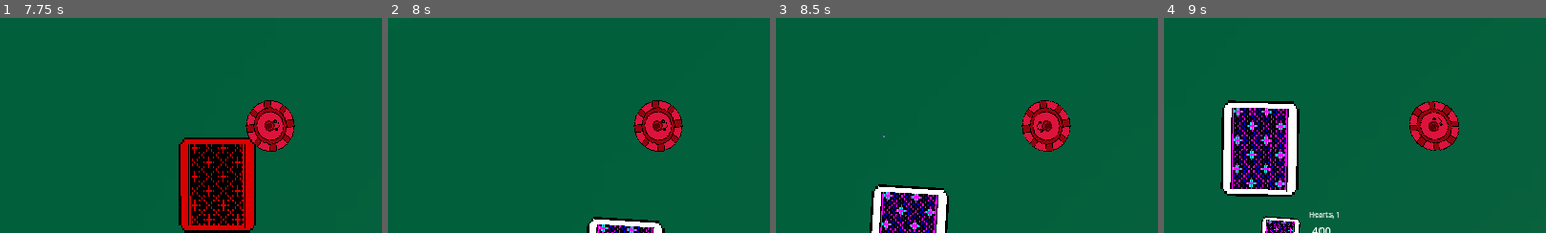
Above: before the commit, frames 1-4 (left to right).
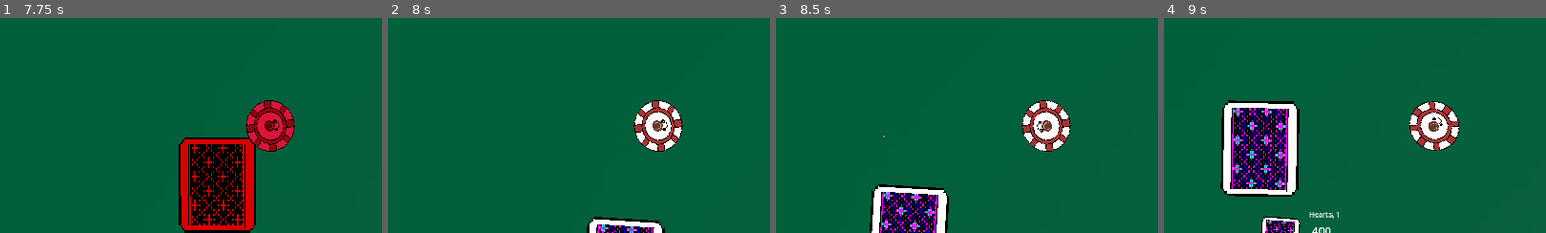
Above: after the commit, the same moments.

Repository: Illuminati-Cow/Blackjack-Survivors
Game: Godot game, scene res://scenes/StartScreen.tscn
Same seed, same stepped clock (60 frames per second), same inputs: the game is played once before the commit and once after it. The engine's default icon, where the game draws it, is replaced by a stand-in: a white triangle on a blue panel in a dark square.
Inputs (mouse positions are % of the whole screen's width and height, from its top left):
- Up to frame 1 (7.75 s): click "Start Game" at 0.5 s; tap Enter at 1.25 s; move the mouse to (72, 45) at 1.27 s; hold Right (ui_right) 1.28-2.03 s; right-click (72, 45) at 1.35 s; click (72, 45) at 1.42 s; move the mouse to (30, 55) at 2.02 s; hold Down (ui_down) 2.03-2.78 s; right-click (30, 55) at 2.1 s; move the mouse to (60, 28) at 2.77 s; hold Right (ui_right) 2.78-3.53 s; right-click (60, 28) at 2.85 s; move the mouse to (45, 70) at 3.52 s; hold Up (ui_up) 3.53-4.28 s; right-click (45, 70) at 3.6 s; click (45, 70) at 3.67 s; move the mouse to (80, 65) at 4.27 s; hold Left (ui_left) 4.28-5.78 s; right-click (80, 65) at 4.35 s; move the mouse to (20, 35) at 5.02 s; right-click (20, 35) at 5.1 s; move the mouse to (55, 50) at 5.77 s; hold Down (ui_down) 5.78-6.53 s; right-click (55, 50) at 5.85 s; click (55, 50) at 5.92 s; move the mouse to (35, 25) at 6.52 s; hold Right (ui_right) 6.53-7.28 s; right-click (35, 25) at 6.6 s; move the mouse to (72, 45) at 7.27 s; hold Up (ui_up) from 7.28 s (still down); right-click (72, 45) at 7.35 s
- Up to frame 2 (8 s): keep holding Up (ui_up)
- Up to frame 3 (8.5 s): move the mouse to (30, 55) at 8.02 s; release Up (ui_up) at 8.03 s; hold Right (ui_right) from 8.03 s (still down); right-click (30, 55) at 8.1 s; click (30, 55) at 8.17 s
- Up to frame 4 (9 s): move the mouse to (60, 28) at 8.77 s; release Right (ui_right) at 8.78 s; hold Down (ui_down) from 8.78 s (still down); right-click (60, 28) at 8.85 s
The pictures show only the part of the screen within x 15-65%, y 25-75%; the shares and areas given below are measured in that part.

Frame 1 is identical in both runs. In frame 2, 1.9% of the frame differs, in the area x 64-77%, y 38-62%; in frame 3, 1.9%; in frame 4, 2.0%, in the area x 64-78%, y 39-62%.

Commit message:
Fix bug causing player to not turn back to white after invince expired

Diff:
--- a/src/Player/Movement.gd
+++ b/src/Player/Movement.gd
@@ -76,6 +76,7 @@
 
 func _on_invincibility_timer_timeout():
 	_invincible = false
+	modulate = Color.WHITE
 
 
 func _on_health_dead(damage):
